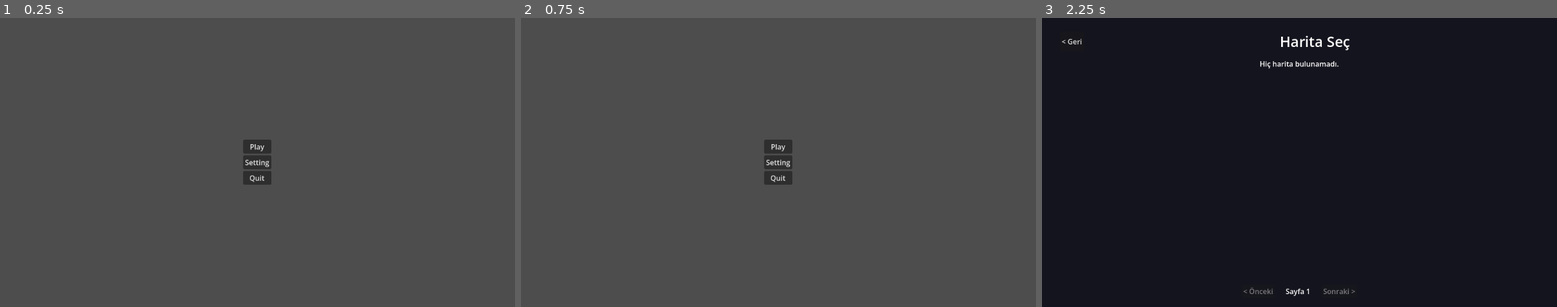
Above: before the commit, frames 1-3 (left to right).
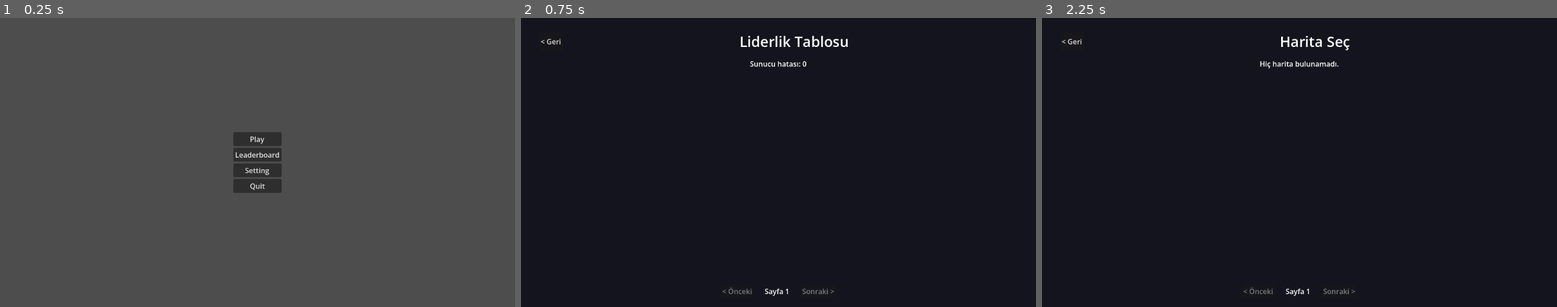
Above: after the commit, the same moments.

Repository: CilginSinek/cattivity
Game: Godot game, scene res://scenes/Login.tscn
The game is run twice, just before and just after one commit, with the same random seed, the same clock (stepped at 60 frames per second) and the same inputs.
Inputs (mouse positions are in pixels of both pictures, inside the frame that each line leads up to):
- Up to frame 1 (0.25 s): no input
- Up to frame 2 (0.75 s): click (778, 153) at 0.5 s, where only the run after the commit has a clickable "Leaderboard"
- Up to frame 3 (2.25 s): click (1072, 41) at 1.25 s, where only the run after the commit has a clickable "< Geri"; click "Play" at 2 s

The runs differ from the first frame. In frame 1, 1.3% of the frame differs, in the area x 45-55%, y 39-61%; in frame 2, 100%, in the area x 0-100%, y 0-100%; in frame 3, nothing differs.

Commit message:
feat: implement game state management and a paginated leaderboard UI with backend integration

Diff:
--- a/godot/autoload/GameStateManager.gd
+++ b/godot/autoload/GameStateManager.gd
@@ -13,6 +13,10 @@
 
 func go_to_settings() -> void:
 	get_tree().change_scene_to_file("res://scenes/Settings.tscn")
+
+func go_to_leaderboard() -> void:
+	get_tree().change_scene_to_file("res://scenes/Leaderboard.tscn")
+
 func go_to_menu() -> void:
 	_set_state(State.MENU)
 	get_tree().change_scene_to_file("res://scenes/Menu.tscn")
--- /dev/null
+++ b/godot/scenes/Leaderboard.gd
@@ -0,0 +1,120 @@
+# res://scenes/Leaderboard.gd
+extends Control
+
+@onready var user_list: VBoxContainer = $MarginContainer/VBox/ScrollContainer/UserList
+@onready var status_label: Label = $MarginContainer/VBox/StatusLabel
+@onready var prev_button: Button = $MarginContainer/VBox/PaginationContainer/PrevButton
+@onready var next_button: Button = $MarginContainer/VBox/PaginationContainer/NextButton
+@onready var page_label: Label = $MarginContainer/VBox/PaginationContainer/PageLabel
+@onready var back_button: Button = $MarginContainer/VBox/HeaderBox/BackButton
+
+var _current_page: int = 1
+var _max_page: int = 1
+var _http: HTTPRequest
+
+func _ready() -> void:
+	back_button.pressed.connect(_on_back_pressed)
+	prev_button.pressed.connect(_on_prev_pressed)
+	next_button.pressed.connect(_on_next_pressed)
+
+	_http = HTTPRequest.new()
+	add_child(_http)
+	_http.request_completed.connect(_on_request_completed)
+
+	_load_page(1)
+
+func _load_page(page: int) -> void:
+	_current_page = page
+	status_label.text = "Liderlik tablosu yükleniyor..."
+	prev_button.disabled = true
+	next_button.disabled = true
+
+	for child in user_list.get_children():
+		child.queue_free()
+
+	var url = Config.BASE_URL + "/leaderboard?page=" + str(page)
+	var headers = [
+		"Authorization: " + Config.get_auth_header(),
+		"Content-Type: application/json"
+	]
+	var err = _http.request(url, headers)
+	if err != OK:
+		status_label.text = "Bağlantı hatası!"
+
+func _on_request_completed(result: int, response_code: int, headers: PackedStringArray, body: PackedByteArray) -> void:
+	if response_code != 200:
+		status_label.text = "Sunucu hatası: " + str(response_code)
+		return
+
+	var json = JSON.new()
+	var err = json.parse(body.get_string_from_utf8())
+	if err != OK:
+		status_label.text = "Veri okunamadı!"
+		return
+
+	var data = json.get_data()
+	if typeof(data) != TYPE_DICTIONARY:
+		status_label.text = "Geçersiz veri formatı!"
+		return
+
+	var users = data.get("users", [])
+	_max_page = data.get("maxPage", 1)
+	if _max_page < 1:
+		_max_page = 1
+
+	status_label.text = ""
+
+	if users.is_empty():
+		status_label.text = "Kayıtlı kullanıcı yok."
+	else:
+		for i in range(users.size()):
+			var u = users[i]
+			var rank = (_current_page - 1) * 10 + i + 1
+			var card = _create_user_card(rank, u)
+			user_list.add_child(card)
+
+	page_label.text = "Sayfa " + str(_current_page)
+	prev_button.disabled = (_current_page <= 1)
+	next_button.disabled = (_current_page >= _max_page)
+
+func _create_user_card(rank: int, user: Dictionary) -> Control:
+	var panel = PanelContainer.new()
+
+	var hbox = HBoxContainer.new()
+	hbox.add_theme_constant_override("separation", 16)
+	panel.add_child(hbox)
+
+	var rank_label = Label.new()
+	rank_label.text = "#" + str(rank)
+	rank_label.custom_minimum_size = Vector2(50, 0)
+	rank_label.add_theme_font_size_override("font_size", 20)
+	rank_label.modulate = Color(0.9, 0.8, 0.4)
+	hbox.add_child(rank_label)
+
+	var name_label = Label.new()
+	name_label.text = user.get("name", "Bilinmeyen")
+	name_label.size_flags_horizontal = Control.SIZE_EXPAND_FILL
+	name_label.add_theme_font_size_override("font_size", 18)
+	hbox.add_child(name_label)
+
+	var score_label = Label.new()
+	var total_score = user.get("totalScore", 0)
+	if total_score == null:
+		total_score = 0
+	score_label.text = "Skor: " + str(total_score)
+	score_label.add_theme_font_size_override("font_size", 18)
+	score_label.modulate = Color(0.6, 0.9, 0.6)
+	hbox.add_child(score_label)
+
+	return panel
+
+func _on_prev_pressed() -> void:
+	if _current_page > 1:
+		_load_page(_current_page - 1)
+
+func _on_next_pressed() -> void:
+	if _current_page < _max_page:
+		_load_page(_current_page + 1)
+
+func _on_back_pressed() -> void:
+	GameStateManager.go_to_menu()
--- /dev/null
+++ b/godot/scenes/Leaderboard.tscn
@@ -0,0 +1,82 @@
+[gd_scene format=3 uid="uid://c4x6mqo7ya3hh"]
+
+[ext_resource type="Script" path="res://scenes/Leaderboard.gd" id="1_leaderboard"]
+
+[node name="Leaderboard" type="Control"]
+layout_mode = 3
+anchors_preset = 15
+anchor_right = 1.0
+anchor_bottom = 1.0
+grow_horizontal = 2
+grow_vertical = 2
+script = ExtResource("1_leaderboard")
+
+[node name="Background" type="ColorRect" parent="."]
+layout_mode = 1
+anchors_preset = 15
+anchor_right = 1.0
+anchor_bottom = 1.0
+color = Color(0.08, 0.08, 0.12, 1)
+
+[node name="MarginContainer" type="MarginContainer" parent="."]
+layout_mode = 1
+anchors_preset = 15
+anchor_right = 1.0
+anchor_bottom = 1.0
+theme_override_constants/margin_left = 40
+theme_override_constants/margin_right = 40
+theme_override_constants/margin_top = 30
+theme_override_constants/margin_bottom = 20
+
+[node name="VBox" type="VBoxContainer" parent="MarginContainer"]
+layout_mode = 2
+theme_override_constants/separation = 16
+
+[node name="HeaderBox" type="HBoxContainer" parent="MarginContainer/VBox"]
+layout_mode = 2
+theme_override_constants/separation = 16
+
+[node name="BackButton" type="Button" parent="MarginContainer/VBox/HeaderBox"]
+layout_mode = 2
+text = "< Geri"
+
+[node name="TitleLabel" type="Label" parent="MarginContainer/VBox/HeaderBox"]
+layout_mode = 2
+size_flags_horizontal = 3
+text = "Liderlik Tablosu"
+horizontal_alignment = 1
+theme_override_font_sizes/font_size = 32
+
+[node name="StatusLabel" type="Label" parent="MarginContainer/VBox"]
+layout_mode = 2
+text = ""
+horizontal_alignment = 1
+
+[node name="ScrollContainer" type="ScrollContainer" parent="MarginContainer/VBox"]
+layout_mode = 2
+size_flags_vertical = 3
+custom_minimum_size = Vector2(0, 400)
+
+[node name="UserList" type="VBoxContainer" parent="MarginContainer/VBox/ScrollContainer"]
+layout_mode = 2
+size_flags_horizontal = 3
+theme_override_constants/separation = 8
+
+[node name="PaginationContainer" type="HBoxContainer" parent="MarginContainer/VBox"]
+layout_mode = 2
+alignment = 1
+theme_override_constants/separation = 12
+
+[node name="PrevButton" type="Button" parent="MarginContainer/VBox/PaginationContainer"]
+layout_mode = 2
+text = "< Önceki"
+
+[node name="PageLabel" type="Label" parent="MarginContainer/VBox/PaginationContainer"]
+layout_mode = 2
+text = "Sayfa 1"
+custom_minimum_size = Vector2(80, 0)
+horizontal_alignment = 1
+
+[node name="NextButton" type="Button" parent="MarginContainer/VBox/PaginationContainer"]
+layout_mode = 2
+text = "Sonraki >"
--- a/godot/scenes/Menu.tscn
+++ b/godot/scenes/Menu.tscn
@@ -36,6 +36,10 @@
 layout_mode = 2
 text = "Play"
 
+[node name="Leaderboard" type="Button" parent="CenterContainer/VBoxContainer"]
+layout_mode = 2
+text = "Leaderboard"
+
 [node name="Setting" type="Button" parent="CenterContainer/VBoxContainer" unique_id=144807623]
 layout_mode = 2
 text = "Setting"
@@ -45,5 +49,6 @@
 text = "Quit"
 
 [connection signal="pressed" from="CenterContainer/VBoxContainer/Play" to="." method="_on_press_play"]
+[connection signal="pressed" from="CenterContainer/VBoxContainer/Leaderboard" to="." method="_on_leaderboard_pressed"]
 [connection signal="pressed" from="CenterContainer/VBoxContainer/Setting" to="." method="_on_setting_pressed"]
 [connection signal="pressed" from="CenterContainer/VBoxContainer/Quit" to="." method="_on_quit_button_pressed"]
--- a/godot/scenes/menu.gd
+++ b/godot/scenes/menu.gd
@@ -24,3 +24,6 @@
 
 func _on_setting_pressed() -> void:
 	GameStateManager.go_to_settings()
+
+func _on_leaderboard_pressed() -> void:
+	GameStateManager.go_to_leaderboard()
Not shown, added: godot/scenes/Leaderboard.gd.uid
Not shown, changed: server/controller/pageController.js
